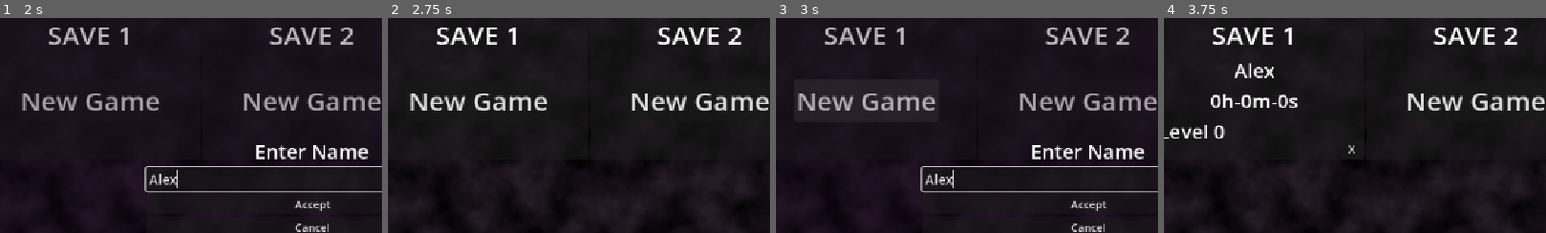
Above: before the commit, frames 1-4 (left to right).
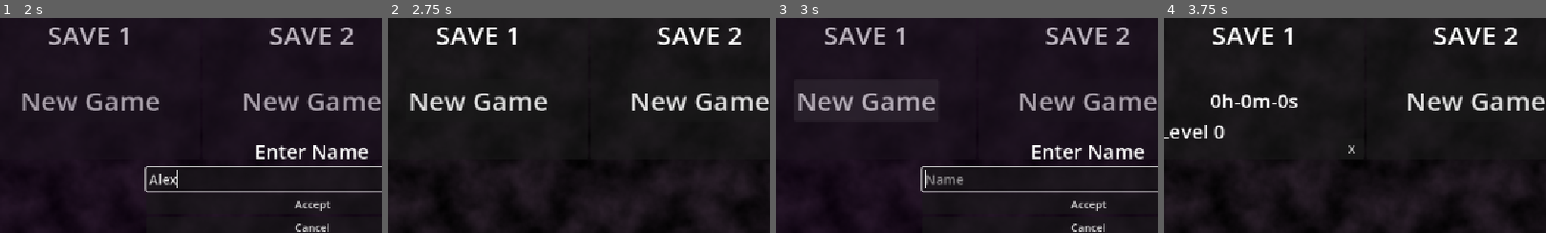
Above: after the commit, the same moments.

Repository: rPortfolio/rts-base
Game: Godot game, scene res://src/gui/main_menu/main_menu.tscn
The game is run twice, just before and just after one commit, with the same random seed, the same clock (stepped at 60 frames per second) and the same inputs. This scene is started directly instead of the project's main scene.
Inputs (mouse positions are % of the whole screen's width and height, from its top left):
- Up to frame 1 (2 s): click "New Game" at 0.5 s; click (50, 48) at 1.27 s; type "Alex" at 1.35 s
- Up to frame 2 (2.75 s): click "Cancel" at 2 s
- Up to frame 3 (3 s): click "New Game" at 2.75 s
- Up to frame 4 (3.75 s): click "Accept" at 3.5 s
The pictures show only the part of the screen within x 9-59%, y 11-61%; the shares and areas given below are measured in that part.

Frames 1-2 are identical in both runs. In frame 3, 0.3% of the frame differs, in the area x 39-49%, y 70-80%; in frame 4, 0.4%, in the area x 18-29%, y 20-28%.

Commit message:
refactor name entry

Diff:
--- a/src/gui/main_menu/main_menu.gd
+++ b/src/gui/main_menu/main_menu.gd
@@ -3,7 +3,7 @@
 
 const SAVE_FOLDER = "user://saves/"
 const SAVE_FILE_PREFIX = "save" ## All files will start with save
-const SAVE_SLOT_NUMBER =3
+const SAVE_SLOT_NUMBER = 3
 const SAVED_GAME_PANEL = preload("res://src/gui/main_menu/saved_game_panel.tscn")
 const NEW_GAME_PANEL = preload("res://src/gui/main_menu/new_game_panel.tscn")
 
@@ -74,24 +74,17 @@
 
 func _on_new_game_button_pressed(save_number: int) -> void:
 	open_slot = save_number
-	%NamePanel.show()
-	%NameEntry.grab_focus()
-
-
-## Both pressing enter and pressing the accept button initialize a new save
-func _on_name_entry_text_submitted(new_text: String) -> void:
-	%NamePanel.hide()
-	init_save(new_text)
-
-
-func _on_accept_pressed() -> void:
-	%NamePanel.hide()
-	init_save(%NameEntry.text)
-
-
-func _on_cancel_pressed() -> void:
-	%NamePanel.hide()
+	%NamePanel.open()
 
 
 func _on_delete_save_button_pressed(save_number: int) -> void:
 	delete_game(save_number)
+
+
+func _on_name_panel_name_entered(player_name: String) -> void:
+	init_save(player_name)
+	%NamePanel.hide()
+
+
+func _on_name_panel_cancelled() -> void:
+	%NamePanel.hide()
--- a/src/gui/main_menu/main_menu.tscn
+++ b/src/gui/main_menu/main_menu.tscn
@@ -1,7 +1,7 @@
 [gd_scene format=3 uid="uid://datw6v11sif3q"]
 
-[ext_resource type="PackedScene" uid="uid://dh4nugse6aqkc" path="res://src/gui/main_menu/saved_game_panel.tscn" id="1_dafm8"]
 [ext_resource type="Script" uid="uid://ds16k2xoctiuo" path="res://src/gui/main_menu/main_menu.gd" id="1_yulm1"]
+[ext_resource type="PackedScene" uid="uid://ca5soab1ct41i" path="res://src/gui/main_menu/name_panel.tscn" id="2_yulm1"]
 
 [sub_resource type="FastNoiseLite" id="FastNoiseLite_whuv3"]
 noise_type = 0
@@ -11,9 +11,6 @@
 height = 648
 noise = SubResource("FastNoiseLite_whuv3")
 bump_strength = 6.3
-
-[sub_resource type="StyleBoxFlat" id="StyleBoxFlat_yulm1"]
-bg_color = Color(0.12536758, 0.012473993, 0.15854016, 0.28235295)
 
 [node name="MainMenu" type="Control" unique_id=1411443913]
 layout_mode = 3
@@ -37,6 +34,7 @@
 
 [node name="SaveDisplayContainer" type="HBoxContainer" parent="." unique_id=752019179]
 unique_name_in_owner = true
+editor_description = "This is where SavedGamePanels and NewGamePanels will be added"
 layout_mode = 1
 anchors_preset = -1
 anchor_top = 0.074074075
@@ -47,133 +45,9 @@
 alignment = 1
 metadata/_edit_use_anchors_ = true
 
-[node name="SavedGamePanel" parent="SaveDisplayContainer" unique_id=1462297838 instance=ExtResource("1_dafm8")]
-layout_mode = 2
+[node name="NamePanel" parent="." unique_id=782324202 instance=ExtResource("2_yulm1")]
+unique_name_in_owner = true
+layout_mode = 1
 
-[node name="SavePanelOld" type="PanelContainer" parent="." unique_id=710693755]
-visible = false
-layout_mode = 1
-anchors_preset = 7
-anchor_left = 0.5
-anchor_top = 1.0
-anchor_right = 0.5
-anchor_bottom = 1.0
-offset_left = -132.5
-offset_top = -207.0
-offset_right = 132.5
-grow_horizontal = 2
-grow_vertical = 0
-
-[node name="VBoxContainer" type="VBoxContainer" parent="SavePanelOld" unique_id=2139637384]
-layout_mode = 2
-
-[node name="HBoxContainer" type="HBoxContainer" parent="SavePanelOld/VBoxContainer" unique_id=433268510]
-layout_mode = 2
-size_flags_vertical = 3
-
-[node name="Label" type="Label" parent="SavePanelOld/VBoxContainer/HBoxContainer" unique_id=1291993692]
-layout_mode = 2
-text = "Name:"
-
-[node name="PlayerName" type="TextEdit" parent="SavePanelOld/VBoxContainer/HBoxContainer" unique_id=124830258]
-unique_name_in_owner = true
-layout_mode = 2
-size_flags_horizontal = 3
-size_flags_vertical = 3
-text = "Player Name"
-placeholder_text = "Name"
-
-[node name="HBoxContainer2" type="HBoxContainer" parent="SavePanelOld/VBoxContainer" unique_id=1415931789]
-layout_mode = 2
-size_flags_vertical = 3
-
-[node name="Label" type="Label" parent="SavePanelOld/VBoxContainer/HBoxContainer2" unique_id=2100746804]
-layout_mode = 2
-text = "Time Played:"
-
-[node name="TimePlayed" type="TextEdit" parent="SavePanelOld/VBoxContainer/HBoxContainer2" unique_id=193009187]
-unique_name_in_owner = true
-layout_mode = 2
-size_flags_horizontal = 3
-size_flags_vertical = 3
-text = "0 Hours"
-placeholder_text = "Time Played"
-
-[node name="HBoxContainer3" type="HBoxContainer" parent="SavePanelOld/VBoxContainer" unique_id=1231432111]
-layout_mode = 2
-size_flags_vertical = 3
-
-[node name="Label" type="Label" parent="SavePanelOld/VBoxContainer/HBoxContainer3" unique_id=452681021]
-layout_mode = 2
-text = "Levels Completed (int):"
-
-[node name="LevelsCompleted" type="LineEdit" parent="SavePanelOld/VBoxContainer/HBoxContainer3" unique_id=173499505]
-unique_name_in_owner = true
-layout_mode = 2
-size_flags_horizontal = 3
-size_flags_vertical = 3
-text = "0"
-virtual_keyboard_type = 2
-
-[node name="HBoxContainer4" type="HBoxContainer" parent="SavePanelOld/VBoxContainer" unique_id=228040966]
-layout_mode = 2
-size_flags_vertical = 3
-
-[node name="Label" type="Label" parent="SavePanelOld/VBoxContainer/HBoxContainer4" unique_id=1323105446]
-layout_mode = 2
-text = "Save File (int):"
-
-[node name="FileNo" type="LineEdit" parent="SavePanelOld/VBoxContainer/HBoxContainer4" unique_id=472989182]
-unique_name_in_owner = true
-layout_mode = 2
-size_flags_horizontal = 3
-size_flags_vertical = 3
-text = "0"
-virtual_keyboard_type = 2
-
-[node name="Save" type="Button" parent="SavePanelOld/VBoxContainer" unique_id=712557365]
-layout_mode = 2
-text = "Save"
-
-[node name="NamePanel" type="PanelContainer" parent="." unique_id=1290852370]
-unique_name_in_owner = true
-visible = false
-layout_mode = 1
-anchors_preset = 15
-anchor_right = 1.0
-anchor_bottom = 1.0
-grow_horizontal = 2
-grow_vertical = 2
-theme_override_styles/panel = SubResource("StyleBoxFlat_yulm1")
-
-[node name="CenterContainer" type="CenterContainer" parent="NamePanel" unique_id=1650744754]
-layout_mode = 2
-
-[node name="VBoxContainer" type="VBoxContainer" parent="NamePanel/CenterContainer" unique_id=487306781]
-layout_mode = 2
-
-[node name="Label" type="Label" parent="NamePanel/CenterContainer/VBoxContainer" unique_id=1587457476]
-layout_mode = 2
-theme_override_font_sizes/font_size = 30
-text = "Enter Name"
-horizontal_alignment = 1
-
-[node name="NameEntry" type="LineEdit" parent="NamePanel/CenterContainer/VBoxContainer" unique_id=2013311195]
-unique_name_in_owner = true
-custom_minimum_size = Vector2(500, 0)
-layout_mode = 2
-theme_override_font_sizes/font_size = 20
-placeholder_text = "Name"
-
-[node name="Accept" type="Button" parent="NamePanel/CenterContainer/VBoxContainer" unique_id=523171896]
-layout_mode = 2
-text = "Accept"
-
-[node name="Cancel" type="Button" parent="NamePanel/CenterContainer/VBoxContainer" unique_id=2102844777]
-layout_mode = 2
-text = "Cancel"
-
-[connection signal="pressed" from="SavePanelOld/VBoxContainer/Save" to="." method="_on_save_pressed"]
-[connection signal="text_submitted" from="NamePanel/CenterContainer/VBoxContainer/NameEntry" to="." method="_on_name_entry_text_submitted"]
-[connection signal="pressed" from="NamePanel/CenterContainer/VBoxContainer/Accept" to="." method="_on_accept_pressed"]
-[connection signal="pressed" from="NamePanel/CenterContainer/VBoxContainer/Cancel" to="." method="_on_cancel_pressed"]
+[connection signal="cancelled" from="NamePanel" to="." method="_on_name_panel_cancelled"]
+[connection signal="name_entered" from="NamePanel" to="." method="_on_name_panel_name_entered"]
--- /dev/null
+++ b/src/gui/main_menu/name_panel.gd
@@ -0,0 +1,29 @@
+extends PanelContainer
+
+
+signal name_entered(player_name: String)
+signal cancelled
+
+
+
+func _gui_input(event: InputEvent) -> void:
+	if event.is_action("ui_cancel"):
+		cancelled.emit()
+
+
+func open() -> void:
+	%NameEntry.text = ""
+	show()
+	%NameEntry.grab_focus()
+
+
+func _on_name_entry_text_submitted(new_text: String) -> void:
+	name_entered.emit(new_text)
+
+
+func _on_accept_pressed() -> void:
+	name_entered.emit(%NameEntry.text)
+
+
+func _on_cancel_button_down() -> void:
+	cancelled.emit()
--- /dev/null
+++ b/src/gui/main_menu/name_panel.tscn
@@ -0,0 +1,47 @@
+[gd_scene format=3 uid="uid://ca5soab1ct41i"]
+
+[ext_resource type="Script" uid="uid://c8hoxmmyy18vo" path="res://src/gui/main_menu/name_panel.gd" id="1_6scrb"]
+
+[sub_resource type="StyleBoxFlat" id="StyleBoxFlat_yulm1"]
+bg_color = Color(0.12536758, 0.012473993, 0.15854016, 0.28235295)
+
+[node name="NamePanel" type="PanelContainer" unique_id=782324202]
+visible = false
+anchors_preset = 15
+anchor_right = 1.0
+anchor_bottom = 1.0
+grow_horizontal = 2
+grow_vertical = 2
+theme_override_styles/panel = SubResource("StyleBoxFlat_yulm1")
+script = ExtResource("1_6scrb")
+
+[node name="CenterContainer" type="CenterContainer" parent="." unique_id=557667780]
+layout_mode = 2
+
+[node name="VBoxContainer" type="VBoxContainer" parent="CenterContainer" unique_id=860421431]
+layout_mode = 2
+
+[node name="Label" type="Label" parent="CenterContainer/VBoxContainer" unique_id=525324250]
+layout_mode = 2
+theme_override_font_sizes/font_size = 30
+text = "Enter Name"
+horizontal_alignment = 1
+
+[node name="NameEntry" type="LineEdit" parent="CenterContainer/VBoxContainer" unique_id=191402633]
+unique_name_in_owner = true
+custom_minimum_size = Vector2(500, 0)
+layout_mode = 2
+theme_override_font_sizes/font_size = 20
+placeholder_text = "Name"
+
+[node name="Accept" type="Button" parent="CenterContainer/VBoxContainer" unique_id=511200986]
+layout_mode = 2
+text = "Accept"
+
+[node name="Cancel" type="Button" parent="CenterContainer/VBoxContainer" unique_id=1401553664]
+layout_mode = 2
+text = "Cancel"
+
+[connection signal="text_submitted" from="CenterContainer/VBoxContainer/NameEntry" to="." method="_on_name_entry_text_submitted"]
+[connection signal="pressed" from="CenterContainer/VBoxContainer/Accept" to="." method="_on_accept_pressed"]
+[connection signal="button_down" from="CenterContainer/VBoxContainer/Cancel" to="." method="_on_cancel_button_down"]
Not shown, added: src/gui/main_menu/name_panel.gd.uid
